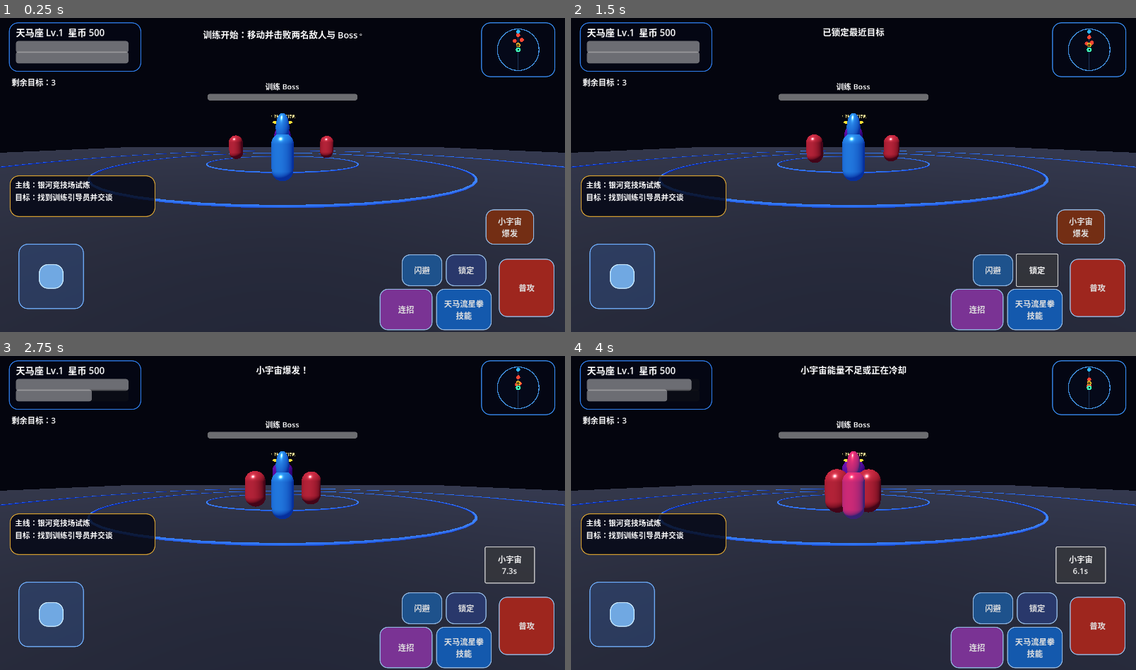
Above: before the commit, frames 1-4 (two rows, left to right).
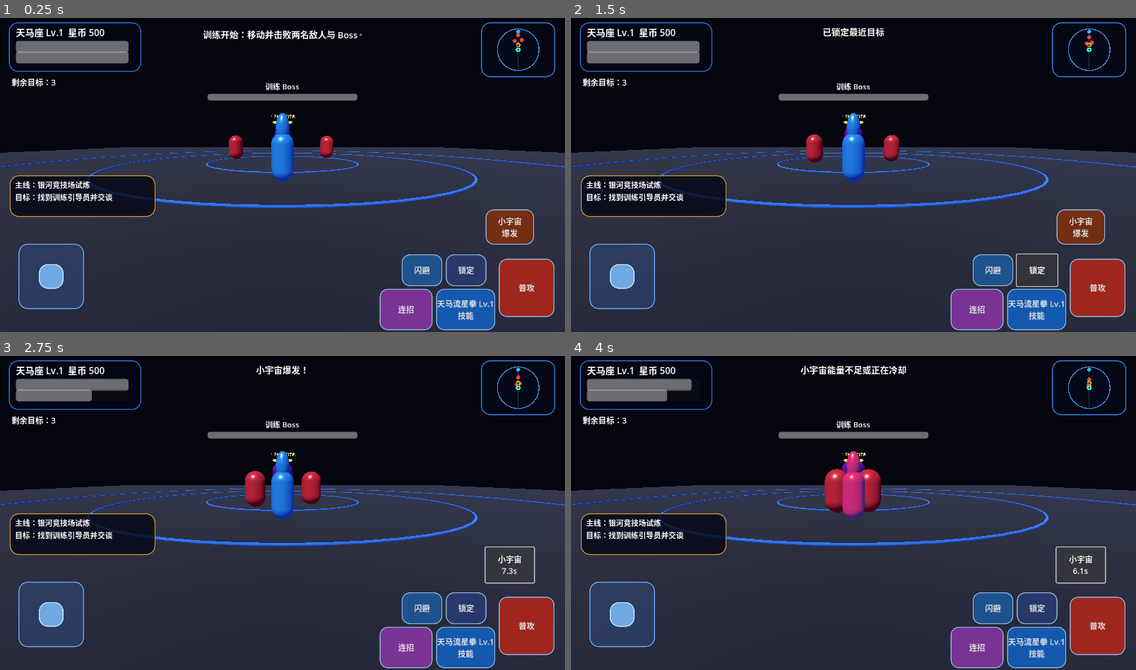
Above: after the commit, the same moments.

Repository: Qazwesrd/Saint-Seiya-Universe-War
Game: Godot game, scene res://scenes/main.tscn
The game is run twice, just before and just after one commit, with the same random seed, the same clock (stepped at 60 frames per second) and the same inputs.
Inputs:
- Up to frame 1 (0.25 s): no input
- Up to frame 2 (1.5 s): click "闪避" at 0.5 s; click "锁定" at 1.25 s
- Up to frame 3 (2.75 s): click "小宇宙 爆发" at 2 s
- Up to frame 4 (4 s): click "小宇宙 7.3s" at 2.75 s; click "小宇宙 6.6s" at 3.5 s

The runs differ from the first frame. In frame 1, 0.3% of the frame differs, in the area x 77-88%, y 86-100%; in frame 2, 0.3%; in frame 3, 0.3%; in frame 4, 0.3%.

Commit message:
Expose armor progression and skill level controls in GM panel

Diff:
--- a/game/scripts/hud.gd
+++ b/game/scripts/hud.gd
@@ -190,7 +190,8 @@
     cosmos_bar.max_value = cosmos_max
     cosmos_bar.value = cosmos
     if is_instance_valid(skill_button):
-        var skill_name := str(SkillSystem.get_class_skill(str(RPGState.profile.get("class_id", "pegasus"))).get("name", "职业技能"))
+        var current_class_id := str(RPGState.profile.get("class_id", "pegasus"))
+        var skill_name := str(SkillSystem.get_class_skill(current_class_id).get("name", "职业技能")) + " Lv." + str(SkillSystem.get_skill_level(current_class_id))
         skill_button.text = skill_name + "\n" + (str(snappedf(skill_cd, 0.1)) + "s" if skill_cd > 0.0 else "技能")
     if is_instance_valid(burst_button):
         burst_button.text = "小宇宙\n" + (str(snappedf(burst_cd, 0.1)) + "s" if burst_cd > 0.0 else "爆发")
@@ -584,6 +585,85 @@
         popup.queue_free()
     )
     box.add_child(items_button)
+    var armor_title := Label.new()
+    armor_title.text = "圣衣管理"
+    armor_title.add_theme_font_size_override("font_size", 20)
+    box.add_child(armor_title)
+    var armor_state: Dictionary = ArmorSystem.get_state()
+    var stage_picker := OptionButton.new()
+    var stage_ids := ["bronze","silver","gold","sea_scale","surplice","god_cloth","god_armor"]
+    var stage_names := ["青铜圣衣","白银圣衣","黄金圣衣","海界鳞衣","冥衣","神圣衣","主神圣衣"]
+    for i in range(stage_ids.size()):
+        stage_picker.add_item(stage_names[i])
+        stage_picker.set_item_metadata(i,stage_ids[i])
+        if stage_ids[i] == str(armor_state.get("current_stage","bronze")):
+            stage_picker.select(i)
+    box.add_child(_gm_labeled_row("当前圣衣阶段",stage_picker))
+    var equip_stage_button := Button.new()
+    equip_stage_button.text = "切换到选定圣衣"
+    equip_stage_button.pressed.connect(func():
+        var stage_id: String = str(stage_picker.get_item_metadata(stage_picker.selected))
+        var ok: bool = ArmorSystem.equip_stage(stage_id)
+        game.call("refresh_player_stats")
+        set_notice("已切换圣衣：" + str(stage_picker.get_item_text(stage_picker.selected)) if ok else "该圣衣尚未解锁")
+        popup.queue_free()
+    )
+    box.add_child(equip_stage_button)
+    var unlock_armor_button := Button.new()
+    unlock_armor_button.text = "GM：解锁全部圣衣阶段"
+    unlock_armor_button.pressed.connect(func():
+        GMManager.grant_all_armor_stages()
+        set_notice("全部圣衣阶段已解锁")
+        popup.queue_free()
+    )
+    box.add_child(unlock_armor_button)
+    var repair_button := Button.new()
+    repair_button.text = "修复全部圣衣部件（消耗星币）"
+    repair_button.pressed.connect(func():
+        var ok: bool = GMManager.repair_armor()
+        game.call("refresh_player_stats")
+        set_notice("圣衣修复完成" if ok else "无需修复或星币不足")
+        popup.queue_free()
+    )
+    box.add_child(repair_button)
+    for part_id in ["head","chest","arms","waist","legs"]:
+        var selected_part: String = part_id
+        var part_button := Button.new()
+        part_button.text = "强化圣衣：" + str({"head":"头盔","chest":"胸甲","arms":"护腕","waist":"腰甲","legs":"腿甲"}[part_id])
+        part_button.pressed.connect(func():
+            var ok: bool = GMManager.enhance_armor_part(selected_part)
+            game.call("refresh_player_stats")
+            set_notice("圣衣部件强化成功" if ok else "强化失败：星币不足或已达上限")
+            popup.queue_free()
+        )
+        box.add_child(part_button)
+    var awaken_button := Button.new()
+    awaken_button.text = "圣衣觉醒（黄金/神圣/主神圣衣）"
+    awaken_button.pressed.connect(func():
+        var ok: bool = GMManager.awaken_armor()
+        game.call("refresh_player_stats")
+        set_notice("圣衣觉醒成功" if ok else "当前圣衣无法觉醒或条件不足")
+        popup.queue_free()
+    )
+    box.add_child(awaken_button)
+    var skill_title := Label.new()
+    skill_title.text = "职业技能成长"
+    skill_title.add_theme_font_size_override("font_size", 20)
+    box.add_child(skill_title)
+    var skill_level_input := SpinBox.new()
+    skill_level_input.min_value = 1
+    skill_level_input.max_value = 10
+    skill_level_input.value = SkillSystem.get_skill_level(str(RPGState.profile.get("class_id","pegasus")))
+    box.add_child(_gm_labeled_row("当前职业技能等级",skill_level_input))
+    var set_skill_button := Button.new()
+    set_skill_button.text = "GM：设置当前职业技能等级"
+    set_skill_button.pressed.connect(func():
+        var class_id := str(RPGState.profile.get("class_id","pegasus"))
+        var ok: bool = GMManager.set_skill_level(class_id,int(skill_level_input.value))
+        set_notice("职业技能等级已更新" if ok else "技能等级设置失败")
+        popup.queue_free()
+    )
+    box.add_child(set_skill_button)
     var reset_button := Button.new()
     reset_button.text = "重置当前任务（危险操作）"
     reset_button.pressed.connect(func():
